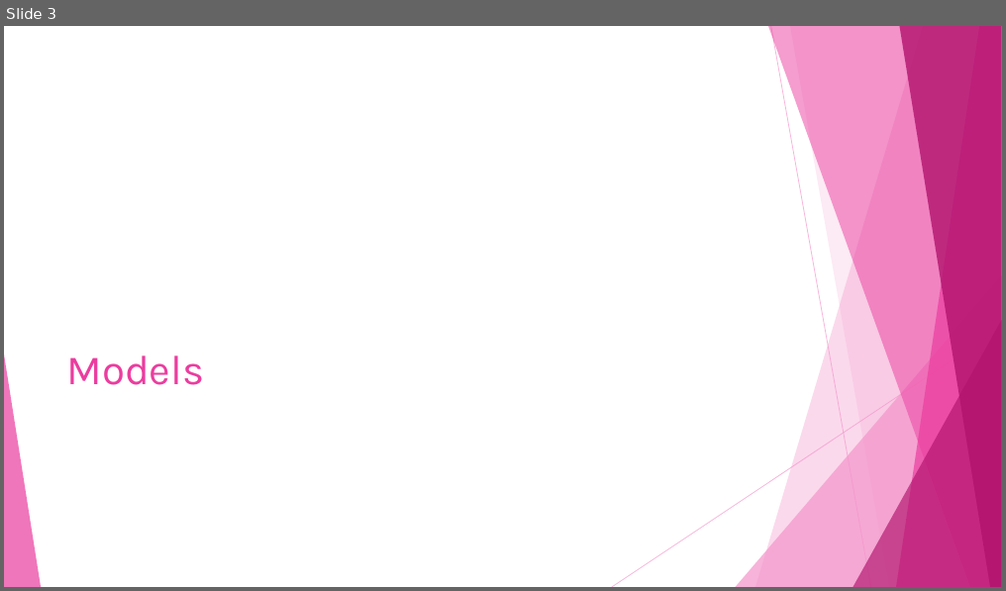
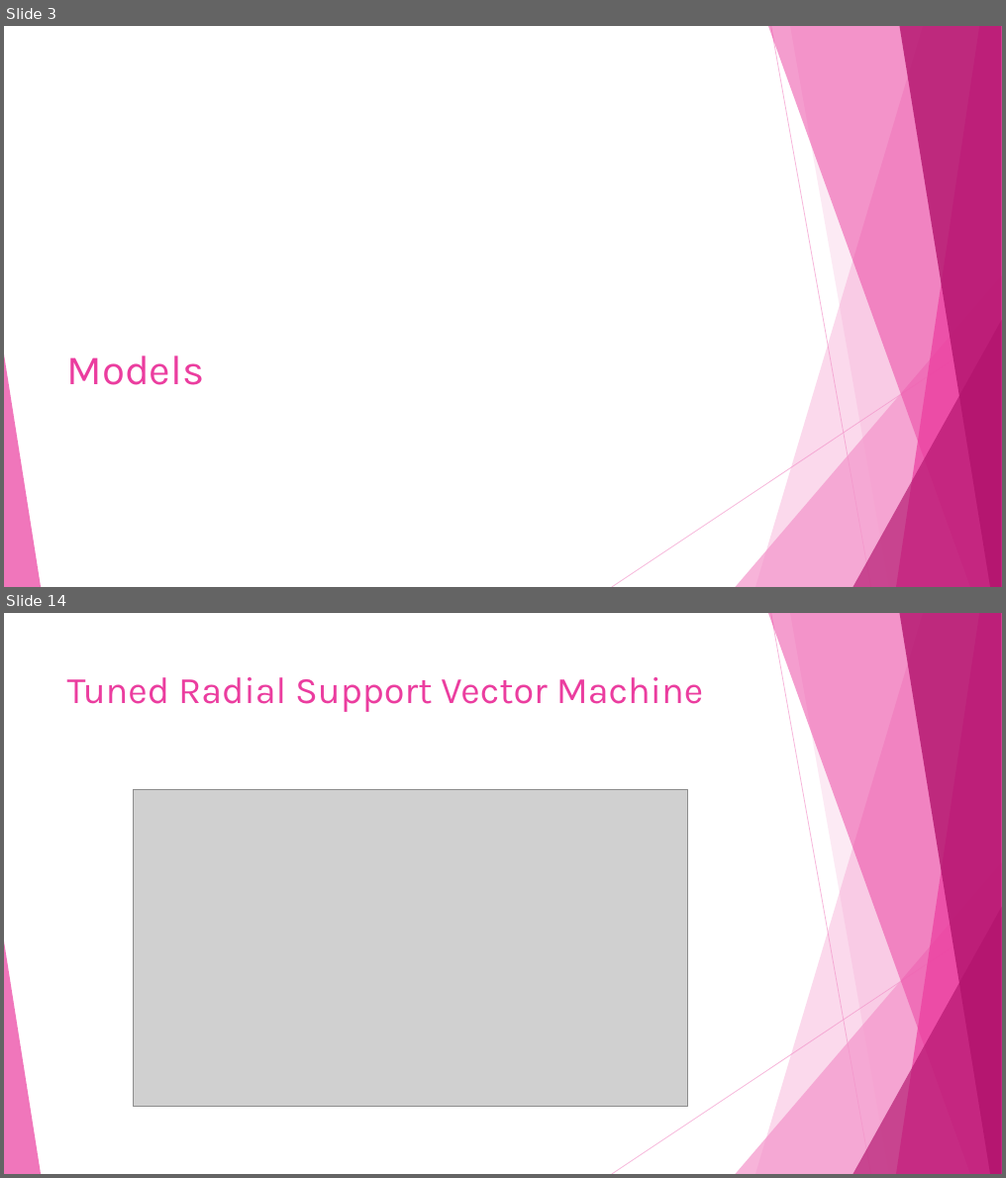
Before and after one commit to dlaposata/Breast_Cancer_Analysis, a slide deck: austins_temp_powerpoint.pptx. Shown one above the other, each under a label of ours: slide 3 before the commit, slides 3 and 14 after it; the slides between them are not shown. The pictures are 1006x591 and 1006x1178 pixels, drawn with LibreOffice and Linux fonts; fonts in the diff are those of the drawing; grey boxes stand for pictures. Boxes give left, top, right and bottom in pixels: in the first picture for what was removed or moved away, otherwise in the second. Text is boxed around its words. In the diff, an @@ line names an element or a change of style, - is before the commit and + after.

```diff
--- a/austins_temp_powerpoint.pptx
+++ b/austins_temp_powerpoint.pptx
@@ slide 14 added at (4, 613, 1002, 1174), background #FFFFFF; not listed: 10 template elements that a slide beside it also shows @@
@@ title added at (67, 677, 704, 712), 36 pt, text #EB3D9F @@
+Tuned Radial Support Vector Machine
@@ picture added at (133, 789, 688, 1107) @@
```
Also in this commit, not shown: 3 slides changed, 8 other slides added, 2 slides removed, 1 other file.
